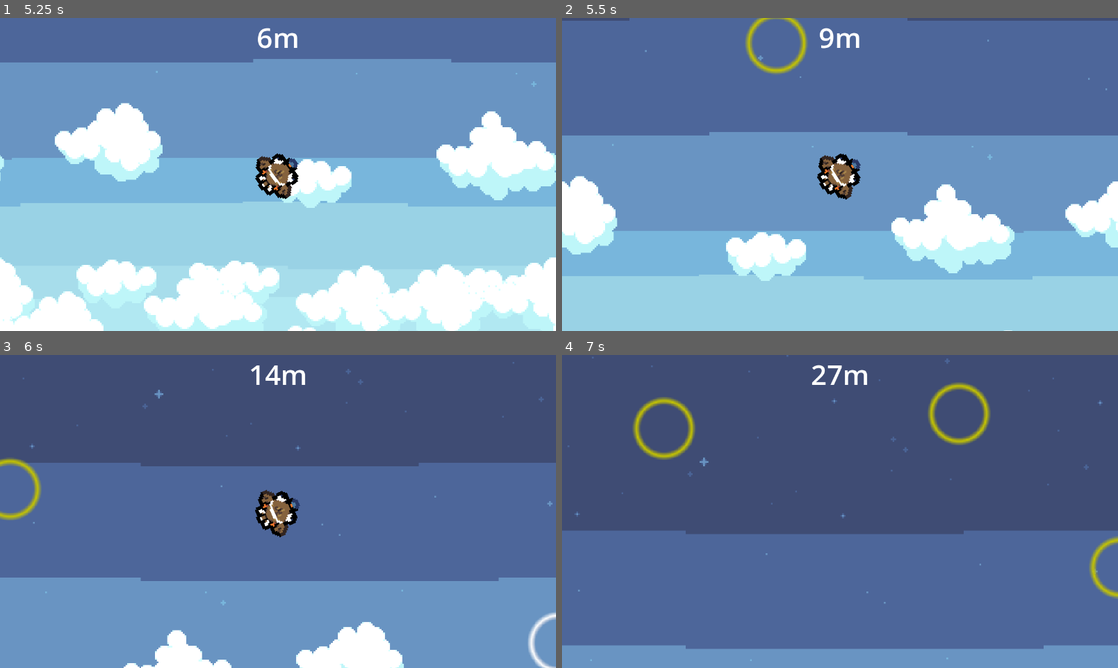
Above: before the commit, frames 1-4 (two rows, left to right).
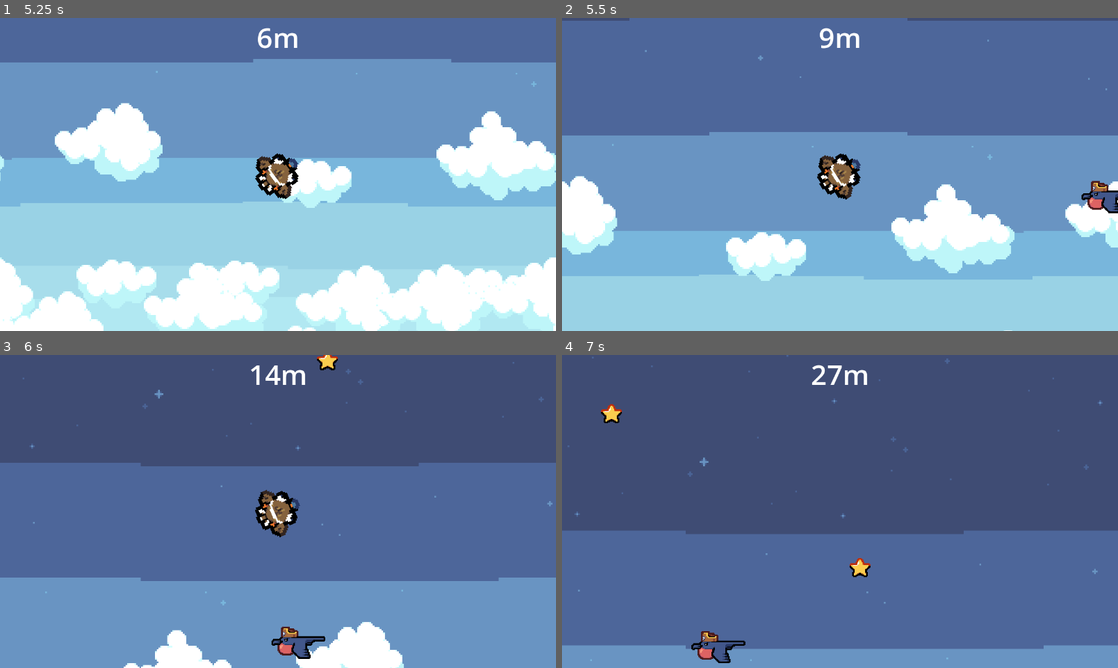
Above: after the commit, the same moments.

Repository: FaunaPolaris/BirdGameJam-Legado
Game: Godot game, scene res://canonGame/level/level.tscn
The game is run twice, just before and just after one commit, with the same random seed, the same clock (stepped at 60 frames per second) and the same inputs. This scene is started directly instead of the project's main scene.
Inputs:
- Up to frame 1 (5.25 s): tap Enter (ui_accept) at 0.5, 0.77, 1.52, 3.02, 3.77, 4.52 s; hold Right (ui_right) 0.53-1.28 s; hold Down (ui_down) 1.28-2.03 s; hold Right (ui_right) 2.03-2.78 s; hold Up (ui_up) 2.78-3.53 s; hold Left (ui_left) 3.53-5.03 s; hold Down (ui_down) from 5.03 s (still down)
- Up to frame 2 (5.5 s): keep holding Down (ui_down)
- Up to frame 3 (6 s): release Down (ui_down) at 5.78 s; hold Right (ui_right) from 5.78 s (still down)
- Up to frame 4 (7 s): tap Enter (ui_accept) at 6.02, 6.77 s; release Right (ui_right) at 6.53 s; hold Up (ui_up) from 6.53 s (still down)

Frame 1 is identical in both runs. In frame 2, 1.1% of the frame differs, in the area x 33-100%, y 0-63%; in frame 3, 1.4%; in frame 4, 2.5%, in the area x 7-100%, y 8-99%.

Commit message:
impulse arts

Diff:
--- a/canonGame/impulse/impulse.gd
+++ b/canonGame/impulse/impulse.gd
@@ -7,30 +7,36 @@
 @export var impulsey	: int = -600
 
 enum types {
-	BIRD,
-	WIND,
+	BIRD1,
+	BIRD2,
 	STAR,
+	TURTLE,
 }
 
 func	setImpulse(type : types):
-	if type == types.BIRD:
+	if type == types.BIRD1:
 		impulsex = -60
 		impulsey = 200
-		$art.modulate = Color(0.475, 0.26, 0.65)
+		$art.play("fragata")
+	if type == types.BIRD2:
+		impulsex = -300
+		impulsey = 200
+		$art.play("gaivotao")
 	elif type == types.STAR:
 		impulsex = 2000
 		impulsey = 200
-		$art.modulate = Color(0.773, 0.773, 0)
-	elif type == types.WIND:
-		impulsex = 150
-		impulsey = -600
-		$art.modulate = Color(1, 1, 1)
+		$art.play("star")
+	elif type == types.TURTLE:
+		impulsex = 60
+		impulsey = -1400
+		$art.play("turtle")
 
 func	_process(delta: float) -> void:
 	if has_overlapping_bodies() and !has_impulsed:
 		has_impulsed = true
 		for body in get_overlapping_bodies():
 			body.impulse(impulsex, impulsey)
+	position.x += -200 * delta
 
 func _on_lifespan_timeout() -> void:
 	queue_free()
--- a/canonGame/impulse/impulse.tscn
+++ b/canonGame/impulse/impulse.tscn
@@ -1,18 +1,48 @@
-[gd_scene load_steps=5 format=3 uid="uid://pia88a6c3b1i"]
+[gd_scene load_steps=8 format=3 uid="uid://pia88a6c3b1i"]
 
 [ext_resource type="Script" uid="uid://cl0s8qvr33xad" path="res://canonGame/impulse/impulse.gd" id="1_5dins"]
+[ext_resource type="Texture2D" uid="uid://cy5q1fdb3bur4" path="res://textures/character/fragata.png" id="2_43vbi"]
+[ext_resource type="Texture2D" uid="uid://txwtrx7cvjo2" path="res://textures/character/gaivotao.png" id="3_ywxjc"]
+[ext_resource type="Texture2D" uid="uid://nf776h2hvmdt" path="res://textures/character/star.png" id="4_uos44"]
+[ext_resource type="Texture2D" uid="uid://cgekxhayh40df" path="res://textures/character/turtle.png" id="5_ccpar"]
 
 [sub_resource type="CircleShape2D" id="CircleShape2D_s05yd"]
 radius = 72.0
 
-[sub_resource type="Gradient" id="Gradient_5dins"]
-offsets = PackedFloat32Array(0.525974, 0.623377, 0.720779)
-colors = PackedColorArray(0.952941, 0.890196, 0.890196, 0, 1, 1, 1, 1, 1, 1, 1, 0)
-
-[sub_resource type="GradientTexture2D" id="GradientTexture2D_rj6et"]
-gradient = SubResource("Gradient_5dins")
-fill = 1
-fill_from = Vector2(0.5, 0.5)
+[sub_resource type="SpriteFrames" id="SpriteFrames_yc1sd"]
+animations = [{
+"frames": [{
+"duration": 1.0,
+"texture": ExtResource("2_43vbi")
+}],
+"loop": true,
+"name": &"fragata",
+"speed": 5.0
+}, {
+"frames": [{
+"duration": 1.0,
+"texture": ExtResource("3_ywxjc")
+}],
+"loop": true,
+"name": &"gaivotao",
+"speed": 5.0
+}, {
+"frames": [{
+"duration": 1.0,
+"texture": ExtResource("4_uos44")
+}],
+"loop": true,
+"name": &"star",
+"speed": 5.0
+}, {
+"frames": [{
+"duration": 1.0,
+"texture": ExtResource("5_ccpar")
+}],
+"loop": true,
+"name": &"turtle",
+"speed": 5.0
+}]
 
 [node name="impulse" type="Area2D"]
 script = ExtResource("1_5dins")
@@ -20,14 +50,15 @@
 [node name="collision" type="CollisionShape2D" parent="."]
 shape = SubResource("CircleShape2D_s05yd")
 
-[node name="art" type="Sprite2D" parent="."]
-modulate = Color(0.475392, 0.260101, 0.650148, 1)
-scale = Vector2(2.28125, 2.28125)
-texture = SubResource("GradientTexture2D_rj6et")
-
 [node name="lifespan" type="Timer" parent="."]
 wait_time = 15.0
 one_shot = true
 autostart = true
 
+[node name="art" type="AnimatedSprite2D" parent="."]
+texture_filter = 1
+scale = Vector2(2, 2)
+sprite_frames = SubResource("SpriteFrames_yc1sd")
+animation = &"star"
+
 [connection signal="timeout" from="lifespan" to="." method="_on_lifespan_timeout"]
--- a/canonGame/level/level.gd
+++ b/canonGame/level/level.gd
@@ -11,15 +11,24 @@
 	get_tree().change_scene_to_packed(end_screen)
 
 func _on_impulse_spawn_timeout() -> void:
+	spawnTurtle()
 	spawnFirstLayer()
 	spawnSecondLayer()
 	spawnThirdLayer()
+
+func	spawnTurtle():
+	var	random_pos = Vector2(randi_range(960, 9000), 48)
+	var new_impulse = impulse.instantiate()
+	new_impulse.position.x = random_pos.x + Global.position.x
+	new_impulse.position.y = random_pos.y
+	new_impulse.setImpulse(Impulse.types.TURTLE)
+	add_child(new_impulse)
 
 func	spawnFirstLayer():
 	var	random_pos = Vector2(randi_range(960, 9000), randi_range(740, first_layer))
 	var new_impulse = impulse.instantiate()
 	new_impulse.position.x = random_pos.x + Global.position.x
-	new_impulse.position.y = random_pos.y + Global.position.y
+	new_impulse.position.y = random_pos.y
 	new_impulse.setImpulse(randi_range(0, 1))
 	add_child(new_impulse)
 
@@ -27,14 +36,14 @@
 	var	random_pos = Vector2(randi_range(960, 9000), randi_range(first_layer, second_layer))
 	var new_impulse = impulse.instantiate()
 	new_impulse.position.x = random_pos.x + Global.position.x
-	new_impulse.position.y = random_pos.y + Global.position.y
-	new_impulse.setImpulse(Impulse.types.WIND)
+	new_impulse.position.y = random_pos.y
+	new_impulse.setImpulse(Impulse.types.BIRD1)
 	add_child(new_impulse)
 
 func	spawnThirdLayer():
 	var	random_pos = Vector2(randi_range(960, 9000), randi_range(second_layer, third_layer))
 	var new_impulse = impulse.instantiate()
 	new_impulse.position.x = random_pos.x + Global.position.x
-	new_impulse.position.y = random_pos.y + Global.position.y
+	new_impulse.position.y = random_pos.y
 	new_impulse.setImpulse(Impulse.types.STAR)
 	add_child(new_impulse)
--- a/canonGame/level/level.tscn
+++ b/canonGame/level/level.tscn
@@ -20,66 +20,6 @@
 
 [sub_resource type="Animation" id="Animation_oki1q"]
 length = 0.001
-tracks/0/type = "value"
-tracks/0/imported = false
-tracks/0/enabled = true
-tracks/0/path = NodePath("waveBack/WaveBack:modulate")
-tracks/0/interp = 1
-tracks/0/loop_wrap = true
-tracks/0/keys = {
-"times": PackedFloat32Array(0),
-"transitions": PackedFloat32Array(1),
-"update": 0,
-"values": [Color(0, 0, 0, 1)]
-}
-tracks/1/type = "value"
-tracks/1/imported = false
-tracks/1/enabled = true
-tracks/1/path = NodePath("waveFront/WaveFront:modulate")
-tracks/1/interp = 1
-tracks/1/loop_wrap = true
-tracks/1/keys = {
-"times": PackedFloat32Array(0),
-"transitions": PackedFloat32Array(1),
-"update": 0,
-"values": [Color(0, 0, 0, 1)]
-}
-tracks/2/type = "value"
-tracks/2/imported = false
-tracks/2/enabled = true
-tracks/2/path = NodePath("canon:position")
-tracks/2/interp = 1
-tracks/2/loop_wrap = true
-tracks/2/keys = {
-"times": PackedFloat32Array(0),
-"transitions": PackedFloat32Array(1),
-"update": 0,
-"values": [Vector2(0, 0)]
-}
-tracks/3/type = "value"
-tracks/3/imported = false
-tracks/3/enabled = true
-tracks/3/path = NodePath("waveBack/WaveBack:position")
-tracks/3/interp = 1
-tracks/3/loop_wrap = true
-tracks/3/keys = {
-"times": PackedFloat32Array(0),
-"transitions": PackedFloat32Array(1),
-"update": 0,
-"values": [Vector2(1886, 146)]
-}
-tracks/4/type = "value"
-tracks/4/imported = false
-tracks/4/enabled = true
-tracks/4/path = NodePath("waveFront/WaveFront:position")
-tracks/4/interp = 1
-tracks/4/loop_wrap = true
-tracks/4/keys = {
-"times": PackedFloat32Array(0),
-"transitions": PackedFloat32Array(1),
-"update": 0,
-"values": [Vector2(1880, -50)]
-}
 
 [sub_resource type="Animation" id="Animation_81lgp"]
 resource_name = "transition"
@@ -233,8 +173,7 @@
 repeat_times = 2
 
 [node name="WaveBack" type="Sprite2D" parent="waveBack"]
-modulate = Color(0, 0, 0, 1)
-position = Vector2(1886, 146)
+position = Vector2(776, 110)
 scale = Vector2(4, 4)
 texture = ExtResource("6_81lgp")
 
@@ -247,8 +186,7 @@
 repeat_times = 2
 
 [node name="WaveFront" type="Sprite2D" parent="waveFront"]
-modulate = Color(0, 0, 0, 1)
-position = Vector2(1880, -50)
+position = Vector2(1848, 873)
 scale = Vector2(4, 4)
 texture = ExtResource("8_oki1q")
 
